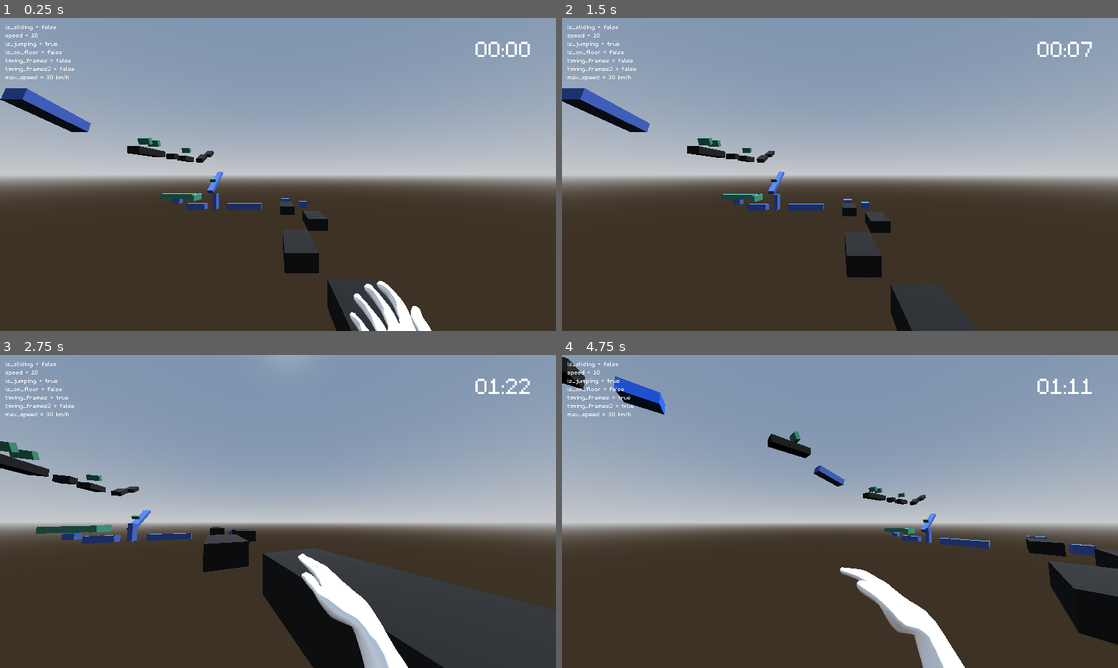
Above: before the commit, frames 1-4 (two rows, left to right).
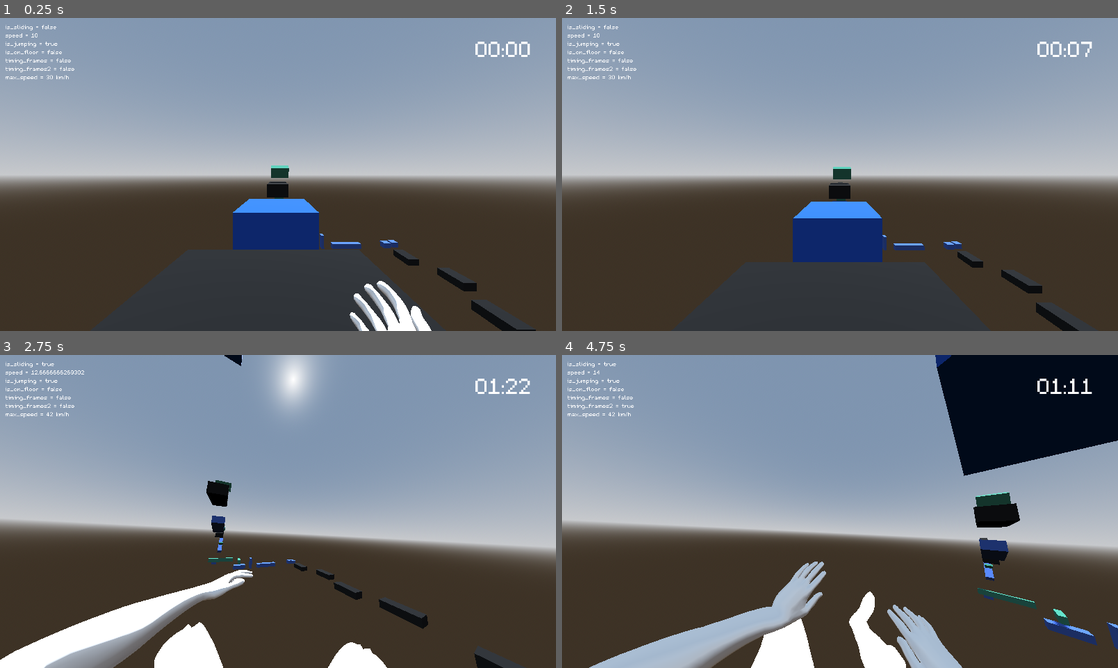
Above: after the commit, the same moments.

Repository: VanixWasTaken/Netrunner
Game: Godot game, scene res://Scenes and Scripts/Blockout_level.tscn
Same seed, same stepped clock (60 frames per second), same inputs: the game is played once before the commit and once after it. This scene is started directly instead of the project's main scene.
Inputs (mouse positions are in pixels of both pictures, inside the frame that each line leads up to):
- Up to frame 1 (0.25 s): no input
- Up to frame 2 (1.5 s): move the mouse to (867, 174) at 0.52 s; press the mouse at (867, 174) at 0.53 s; hold W (forward) from 0.53 s (still down); tap Space (jump) at 0.77 s; move the mouse to (812, 174) at 1.27 s; release the mouse at (812, 174) at 1.28 s; right-click (812, 174) at 1.35 s
- Up to frame 3 (2.75 s): keep holding W (forward); tap Space (jump) at 1.52 s; move the mouse to (289, 505) at 2.02 s; hold Shift (slide) from 2.03 s (still down)
- Up to frame 4 (4.75 s): keep holding W (forward); move the mouse to (834, 517) at 2.77 s; release Shift (slide) at 2.78 s; click (834, 517) at 2.85 s; tap Space (jump) at 3.02, 3.77, 4.52 s; move the mouse to (878, 514) at 3.52 s; hold Right mouse button (mouse_right) 3.53-4.28 s; move the mouse to (795, 508) at 4.27 s; tap Shift (slide) at 4.35 s

The runs differ from the first frame. In frame 1, 6.5% of the frame differs, in the area x 0-97%, y 22-100%; in frame 2, 6.7%; in frame 3, 25%; in frame 4, 30%, in the area x 0-100%, y 0-100%.

Commit message:
hotfix

Diff:
--- a/Scenes and Scripts/Blockout_level.tscn
+++ b/Scenes and Scripts/Blockout_level.tscn
@@ -76,7 +76,7 @@
 environment = SubResource("Environment_efjyl")
 
 [node name="Player" parent="." instance=ExtResource("1_ldh5i")]
-transform = Transform3D(1, 0, 0, 0, 1, 0, 0, 0, 1, 59.7417, -23.6559, -11.6192)
+transform = Transform3D(1, 0, 0, 0, 1, 0, 0, 0, 1, -1.26113, 5.13376, 10.2104)
 
 [node name="CSGBoxes" type="Node3D" parent="."]
 
